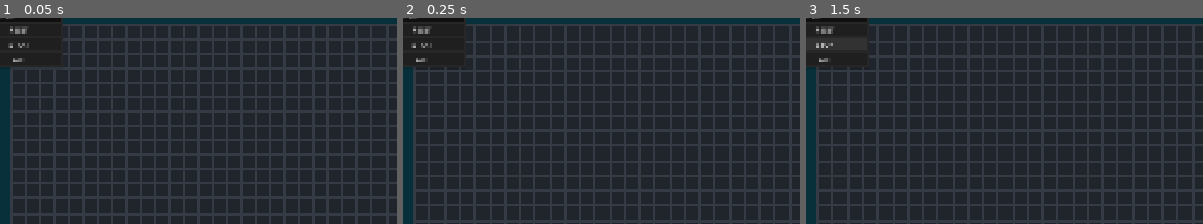
Above: before the commit, frames 1-3 (left to right).
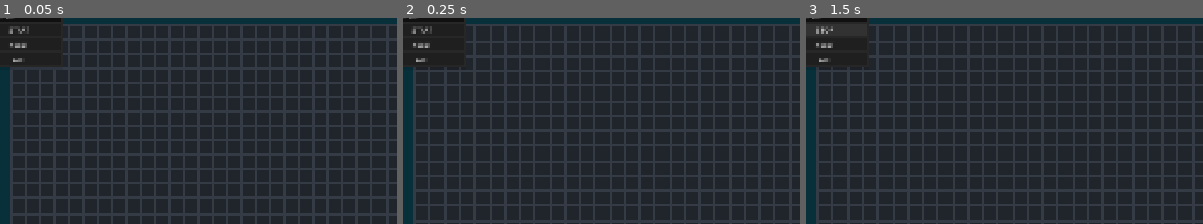
Above: after the commit, the same moments.

Repository: yasukawa426/conways-life-game-godot
Game: Godot game, scene res://scenes/main.tscn
The game is run twice, just before and just after one commit, with the same random seed, the same clock (stepped at 60 frames per second) and the same inputs.
Inputs:
- Up to frame 1 (0.05 s): no input
- Up to frame 2 (0.25 s): no input
- Up to frame 3 (1.5 s): click "RESET" at 0.5 s; click "START" at 1.25 s
The pictures show only the part of the screen within x 4-54%, y 9-59%; the shares and areas given below are measured in that part.

The runs differ from the first frame. In frame 1, 0.2% of the frame differs, in the area x 2-8%, y 3-15%; in frame 2, 0.2%; in frame 3, 0.1%.

Commit message:
feat: change buttons order

Diff:
--- a/scenes/ui.tscn
+++ b/scenes/ui.tscn
@@ -88,14 +88,14 @@
 Boost Camera: Left Shift
 Zoom In/Out: QE and Scroll Wheel "
 
-[node name="ResetButton" type="Button" parent="PanelContainer/FoldableContainer/GridContainer" unique_id=1578311269]
-layout_mode = 2
-text = "RESET"
-
 [node name="ToggleSimulationButton" type="Button" parent="PanelContainer/FoldableContainer/GridContainer" unique_id=2004651856]
 custom_minimum_size = Vector2(80, 0)
 layout_mode = 2
 text = "START"
+
+[node name="ResetButton" type="Button" parent="PanelContainer/FoldableContainer/GridContainer" unique_id=1578311269]
+layout_mode = 2
+text = "RESET"
 
 [node name="ExitButton" type="Button" parent="PanelContainer/FoldableContainer/GridContainer" unique_id=400774979]
 layout_mode = 2
